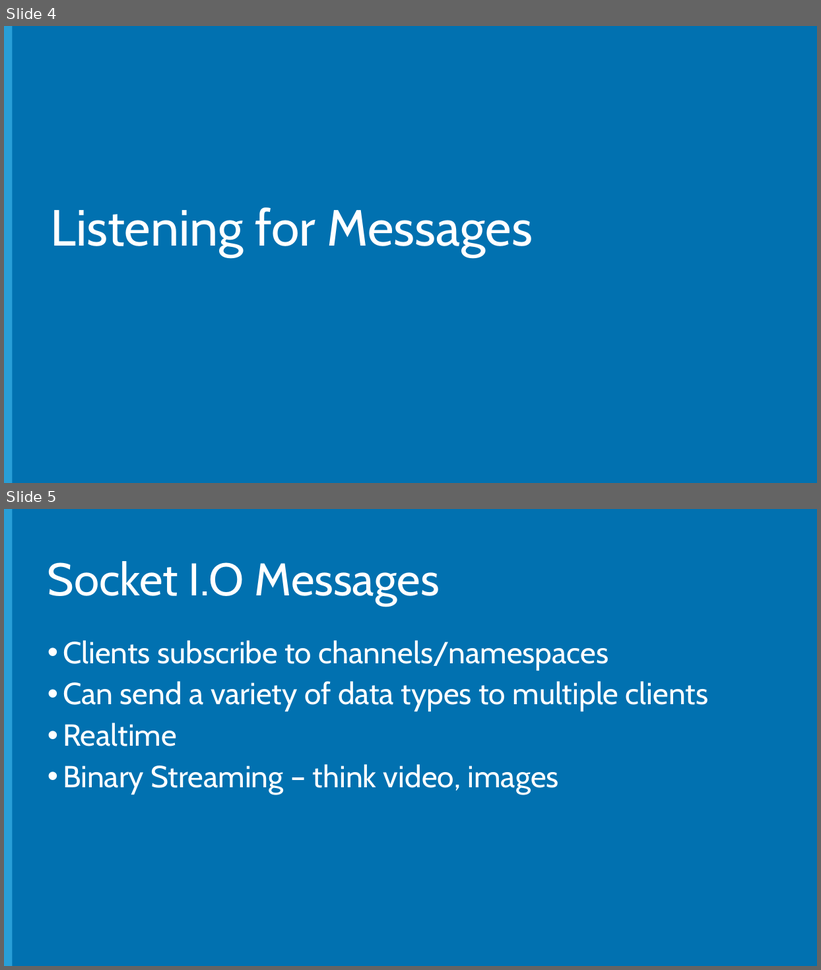
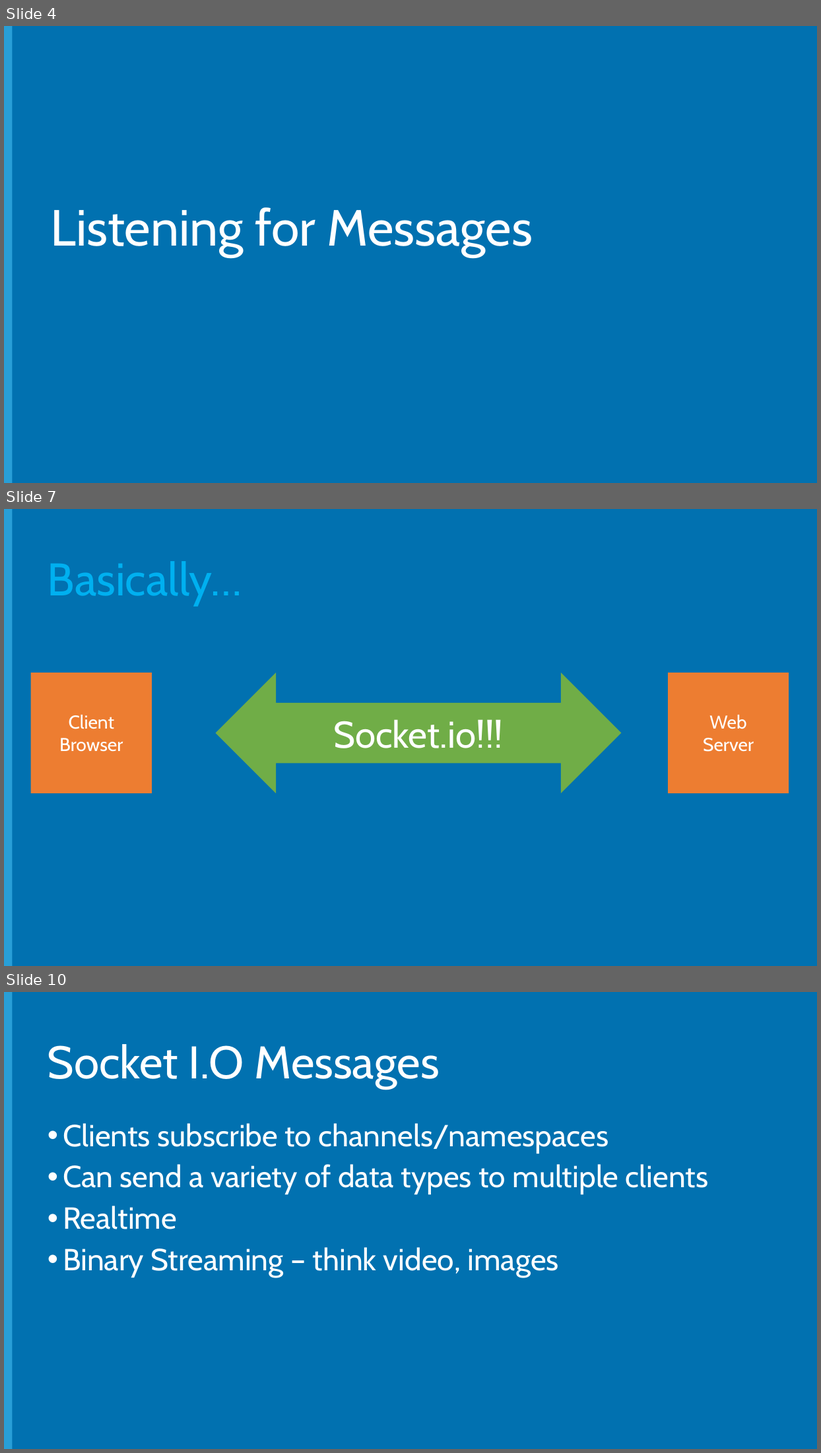
Before and after one commit to Microsoft-Web/NodeCamp, a slide deck: Presentation/ConnectingFrontAndBack/ConnectingFrontAndBack.pptx. Shown one above the other, each under a label of ours: slides 4 and 5 before the commit, slides 4, 7 and 10 after it; the slides between them are not shown. The pictures are 821x970 and 821x1453 pixels, drawn with LibreOffice and Linux fonts; fonts in the diff are those of the drawing; background and template pictures are left out. Boxes give left, top, right and bottom in pixels: in the first picture for what was removed or moved away, otherwise in the second. Text is boxed around its words. In the diff, an @@ line names an element or a change of style, - is before the commit and + after.

```diff
--- a/Presentation/ConnectingFrontAndBack/ConnectingFrontAndBack.pptx
+++ b/Presentation/ConnectingFrontAndBack/ConnectingFrontAndBack.pptx
@@ slide 7 added at [4,509,817,966], background #0171B0; not listed: 1 template element that a slide beside it also shows @@
@@ title added at [48,561,242,606], 54 pt, text #00B0F0 @@
+Basically…
@@ rectangle added at [31,673,152,793], fill #ED7D31, 22 pt, text #FFFFFF @@
+Client Browser
@@ left right arrow added at [216,673,621,793], fill #70AD47, 44 pt, text #FFFFFF @@
+Socket.io!!!
@@ rectangle added at [668,673,789,793], fill #ED7D31, 22 pt, text #FFFFFF @@
+Web
+Server
@@ what was slide 5 is now slide 10 @@
```
Also in this commit, not shown: 4 other slides added, 1 other file.
